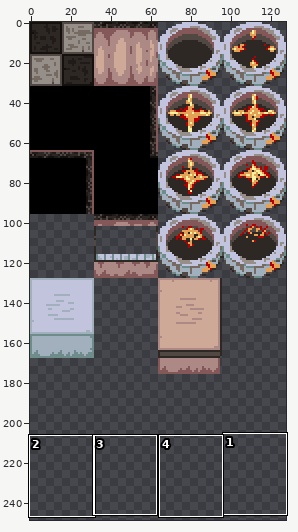
Two versions of one pixel-art file, Assets/Art/~Aseprite/Background.aseprite. The first picture is a wide view before the edit; the outline marks the close-up.
Close-up. Before the edit:
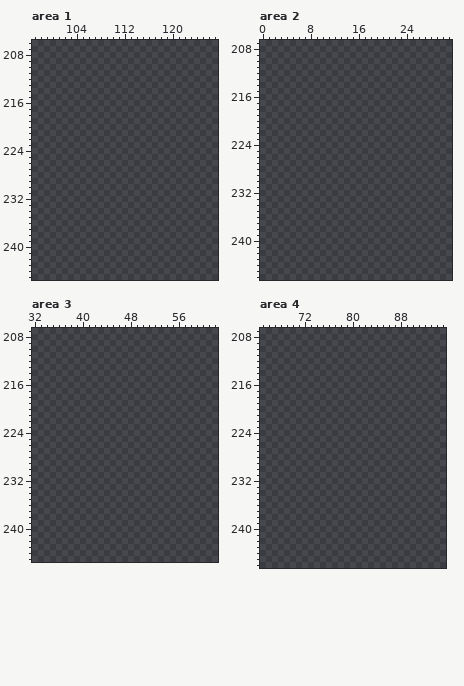
128x256 pixels, 1 frame. Shown: area 1: x 97..127, y 206..245; area 2: x 0..31, y 207..246; area 3: x 32..62, y 207..245; area 4: x 65..95, y 207..246. The wide view leaves out empty margins. The commit also changed other parts of the picture, which this record leaves out.
New version:
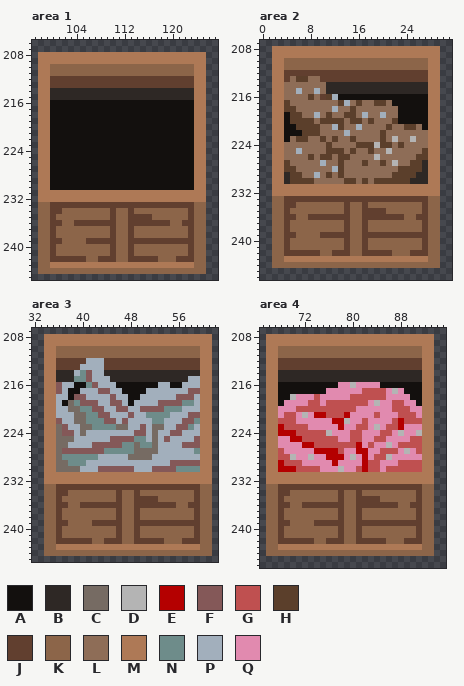
Palette (. is transparent): A #13100e  B #2e2825  C #766b63  D #b4b4b4  E #b40000  F #845858  G #bf5050  H #5b3f2b  J #613f2f  K #8c6549  L #8e6d57  M #ae7956  N #6e8c8a  P #a2afbc  Q #e18aaf
From old to new:
Changed rows in their new state; - is an unchanged pixel.
Area 1, layer "Fire":
first column x 98:
208 MMMMMMMMMMMMMMMMMMMMMMMMMMMM
209 MMMMMMMMMMMMMMMMMMMMMMMMMMMM
210 MMKKKKKKKKKKKKKKKKKKKKKKKKMM
211 MMKKKKKKKKKKKKKKKKKKKKKKKKMM
212 MMJJJJJJJJJJJJJJJJJJJJJJJJMM
213 MMJJJJJJJJJJJJJJJJJJJJJJJJMM
214 MMBBBBBBBBBBBBBBBBBBBBBBBBMM
215 MMBBBBBBBBBBBBBBBBBBBBBBBBMM
216 MMAAAAAAAAAAAAAAAAAAAAAAAAMM
217 MMAAAAAAAAAAAAAAAAAAAAAAAAMM
218 MMAAAAAAAAAAAAAAAAAAAAAAAAMM
219 MMAAAAAAAAAAAAAAAAAAAAAAAAMM
220 MMAAAAAAAAAAAAAAAAAAAAAAAAMM
221 MMAAAAAAAAAAAAAAAAAAAAAAAAMM
222 MMAAAAAAAAAAAAAAAAAAAAAAAAMM
223 MMAAAAAAAAAAAAAAAAAAAAAAAAMM
224 MMAAAAAAAAAAAAAAAAAAAAAAAAMM
225 MMAAAAAAAAAAAAAAAAAAAAAAAAMM
226 MMAAAAAAAAAAAAAAAAAAAAAAAAMM
227 MMAAAAAAAAAAAAAAAAAAAAAAAAMM
228 MMAAAAAAAAAAAAAAAAAAAAAAAAMM
229 MMAAAAAAAAAAAAAAAAAAAAAAAAMM
230 MMAAAAAAAAAAAAAAAAAAAAAAAAMM
231 MMMMMMMMMMMMMMMMMMMMMMMMMMMM
232 MMMMMMMMMMMMMMMMMMMMMMMMMMMM
233 KKJJJJJJJJJJJJJJJJJJJJJJJJKK
234 KKJJKKKKKKKKJKKJKKKKKKKKKJKK
235 KKJKKKKKKKKKJKKJJJJKKKKKKJKK
236 KKJJKKJJJJJJJKKJJJJJJJKKJJKK
237 KKJKKKKKKKKKJKKJKKKKKKKKKJKK
238 KKJKKKKKKKKKJKKJKKKKKKKKKJKK
239 KKJJKKKKJJJJJKKJJJJJJJJJJJKK
240 KKJKKKKKKKKKJKKJKKKKKKKKKJKK
241 KKJKKKKKKKKKJKKJKKKKKKKKKJKK
242 KKJJJJJJKKJJJKKJJJJJKKKJJJKK
243 KKMMMMMMMMMMMMMMMMMMMMMMMMKK
244 KKKKKKKKKKKKKKKKKKKKKKKKKKKK
Area 2, layer "Fire":
first column x 2:
208 MMMMMMMMMMMMMMMMMMMMMMMMMMMM
209 MMMMMMMMMMMMMMMMMMMMMMMMMMMM
210 MMKKKKKKKKKKKKKKKKKKKKKKKKMM
211 MMKKKKKKKKKKKKKKKKKKKKKKKKMM
212 MMJJJJJJJJJJJJJJJJJJJJJJJJMM
213 MMJLHHLLJJJJJJJJJJJJJJJJJJMM
214 MMLLLLLLLBBBBBBBBBBBBBBBBBMM
215 MMLLPLLPLBBBBBBBBBBBBBBBBBMM
216 MMLLLLHLJHPAAAAAAAAAAAAAAAMM
217 MMHLLLLLLLLHPLHLLHHLAAAAAAMM
218 MMHHLLLLLLPLLHLLLLLLLAAAAAMM
219 MMAHHLLPLHLLHHLPLLPLLAAAAAMM
220 MMAHHHHLHHHHLHHLHLLLHAAAAAMM
221 MMAAHHHHLLPHLLPLLLLHLLHHLAMM
222 MMAAAHHHLLLLPLLLLLHLLLLLLLMM
223 MMALHHLLHLHLLHLLLLHLDLLDLLMM
224 MMLLLLLLLHLLLLHHHDHHLHLLLLMM
225 MMLLPLLLLHHHLHLLHLLDLLLLLHMM
226 MMLLLLHLHHLHHLLLLDLLLLLLHHMM
227 MMHLLLLLPLLHLLLHLLHLDLLHHBMM
228 MMHHLLLLLLPHLLLLLLLLLHHHHBMM
229 MMBHHLLPLHLHLLLLLLLLHHHHBBMM
230 MMBHHHHLLLLLHHLHLHHHHHHBBBMM
231 MMMMMMMMMMMMMMMMMMMMMMMMMMMM
232 MMMMMMMMMMMMMMMMMMMMMMMMMMMM
233 KKJJJJJJJJJJJJJJJJJJJJJJJJKK
234 KKJJKKKKKKKKJKKJKKKKKKKKKJKK
235 KKJKKKKKKKKKJKKJJJJKKKKKKJKK
236 KKJJKKJJJJJJJKKJJJJJJJKKJJKK
237 KKJKKKKKKKKKJKKJKKKKKKKKKJKK
238 KKJKKKKKKKKKJKKJKKKKKKKKKJKK
239 KKJJKKKKJJJJJKKJJJJJJJJJJJKK
240 KKJKKKKKKKKKJKKJKKKKKKKKKJKK
241 KKJKKKKKKKKKJKKJKKKKKKKKKJKK
242 KKJJJJJJKKJJJKKJJJJJKKKJJJKK
243 KKMMMMMMMMMMMMMMMMMMMMMMMMKK
244 KKKKKKKKKKKKKKKKKKKKKKKKKKKK
Area 3, layer "Fire":
first column x 34:
208 MMMMMMMMMMMMMMMMMMMMMMMMMMMM
209 MMMMMMMMMMMMMMMMMMMMMMMMMMMM
210 MMKKKKKKKKKKKKKKKKKKKKKKKKMM
211 MMKKKKKKKKKKKKKKKKKKKKKKKKMM
212 MMJJJJJPPPJJJJJJJJJJJJJJJJMM
213 MMJJJJPPPPJJJJJJJJJJJJJJJJMM
214 MMBBBPNFPPBBBBBBBBBBBBBBBBMM
215 MMBBBNNFPPPBBBBBBBBBBBBBPPMM
216 MMFPPAANFPPPAAAAAAAPPAAPPPMM
217 MMFPAAPPPFFPPAAAAPPPPPPPFFMM
218 MMPPAFFPPPPFPPAAPPPPPPFFFPMM
219 MMPACNFFFPPFFPAPPPPFFFFNNPMM
220 MMPPCCNNFFPPFFPPFFFFNNNPPPMM
221 MMPPPCCNNFFPPPFPPNNNNPPPFFMM
222 MMFPPCCNNNFFPFPPPPNNPPPFFNMM
223 MMCFPPCCNNNNCCPPFPCCPPFFNPMM
224 MMCFFPCPPPPPPPPFFPCPPFFPPPMM
225 MMCCCPPPPPPFFFFNNPCPFPPPPFMM
226 MMCCPPPPFFFFFNNCNNCPPPPFFFMM
227 MMCFFFFFFFNNNNNCCCCPPPPPPNMM
228 MMCNNNNNNPPPPPCCCCPPPPPPPPMM
229 MMCCNNNPPPPPPPPPPPPPPFFFFFMM
230 MMCCCCPPPFFFFFFPPPFFFFNNNNMM
231 MMMMMMMMMMMMMMMMMMMMMMMMMMMM
232 MMMMMMMMMMMMMMMMMMMMMMMMMMMM
233 KKJJJJJJJJJJJJJJJJJJJJJJJJKK
234 KKJJKKKKKKKKJKKJKKKKKKKKKJKK
235 KKJKKKKKKKKKJKKJJJJKKKKKKJKK
236 KKJJKKJJJJJJJKKJJJJJJJKKJJKK
237 KKJKKKKKKKKKJKKJKKKKKKKKKJKK
238 KKJKKKKKKKKKJKKJKKKKKKKKKJKK
239 KKJJKKKKJJJJJKKJJJJJJJJJJJKK
240 KKJKKKKKKKKKJKKJKKKKKKKKKJKK
241 KKJKKKKKKKKKJKKJKKKKKKKKKJKK
242 KKJJJJJJKKJJJKKJJJJJKKKJJJKK
243 KKMMMMMMMMMMMMMMMMMMMMMMMMKK
244 KKKKKKKKKKKKKKKKKKKKKKKKKKKK
Area 4, layer "Fire":
first column x 66:
208 MMMMMMMMMMMMMMMMMMMMMMMMMMMM
209 MMMMMMMMMMMMMMMMMMMMMMMMMMMM
210 MMKKKKKKKKKKKKKKKKKKKKKKKKMM
211 MMKKKKKKKKKKKKKKKKKKKKKKKKMM
212 MMJJJJJJJJJJJJJJJJJJJJJJJJMM
213 MMJJJJJJJJJJJJJJJJJJJJJJJJMM
214 MMBBBBBBBBBBBBBBBBBBBBBBBBMM
215 MMBBBBBBBBBBBBBBBBBBBBBBBBMM
216 MMAAAAAAAAAAQQDQQQQAAAAAAAMM
217 MMAAAAAAAAQQQQQQGGGGQDQAAAMM
218 MMAADQQQGQQQQQGGGGGGQQQQAAMM
219 MMAQQQQGGQGGGGGGGQDQQGGQQAMM
220 MMQQQGGGGGGGGGGQQQQQQGGGQQMM
221 MMQGGQDQEEGGGEQQQQGQQQGGGQMM
222 MMGGGQQQQQQEEDQQGQQQQGEGGGMM
223 MMEGGGGQQQQQEQQGGQDQGGEQQQMM
224 MMEEEGGGGGDQQQGGQQQGGQDQQDMM
225 MMQQEEGGGGGGQQGGQQGGQQQQGGMM
226 MMQQQQEEGGGGGGGEQGQQDQGGGGMM
227 MMGQQQQQEEEEGQQEEQQGGGQDQGMM
228 MMGGDQQDQQEEEQDQEQGGDQQQQQMM
229 MMEGGGQQQQQEQQQQEGGQQQGGGGMM
230 MMEEEGGGGQQQDQQGEGGQGGGGGGMM
231 MMMMMMMMMMMMMMMMMMMMMMMMMMMM
232 MMMMMMMMMMMMMMMMMMMMMMMMMMMM
233 KKJJJJJJJJJJJJJJJJJJJJJJJJKK
234 KKJJKKKKKKKKJKKJKKKKKKKKKJKK
235 KKJKKKKKKKKKJKKJJJJKKKKKKJKK
236 KKJJKKJJJJJJJKKJJJJJJJKKJJKK
237 KKJKKKKKKKKKJKKJKKKKKKKKKJKK
238 KKJKKKKKKKKKJKKJKKKKKKKKKJKK
239 KKJJKKKKJJJJJKKJJJJJJJJJJJKK
240 KKJKKKKKKKKKJKKJKKKKKKKKKJKK
241 KKJKKKKKKKKKJKKJKKKKKKKKKJKK
242 KKJJJJJJKKJJJKKJJJJJKKKJJJKK
243 KKMMMMMMMMMMMMMMMMMMMMMMMMKK
244 KKKKKKKKKKKKKKKKKKKKKKKKKKKK
Boxes around the changes in both close-ups, in picture pixels (x1, y1, x2, y2):
added: (38, 52, 206, 274)
added: (272, 46, 440, 268)
added: (44, 334, 212, 556)
added: (266, 334, 434, 556)
